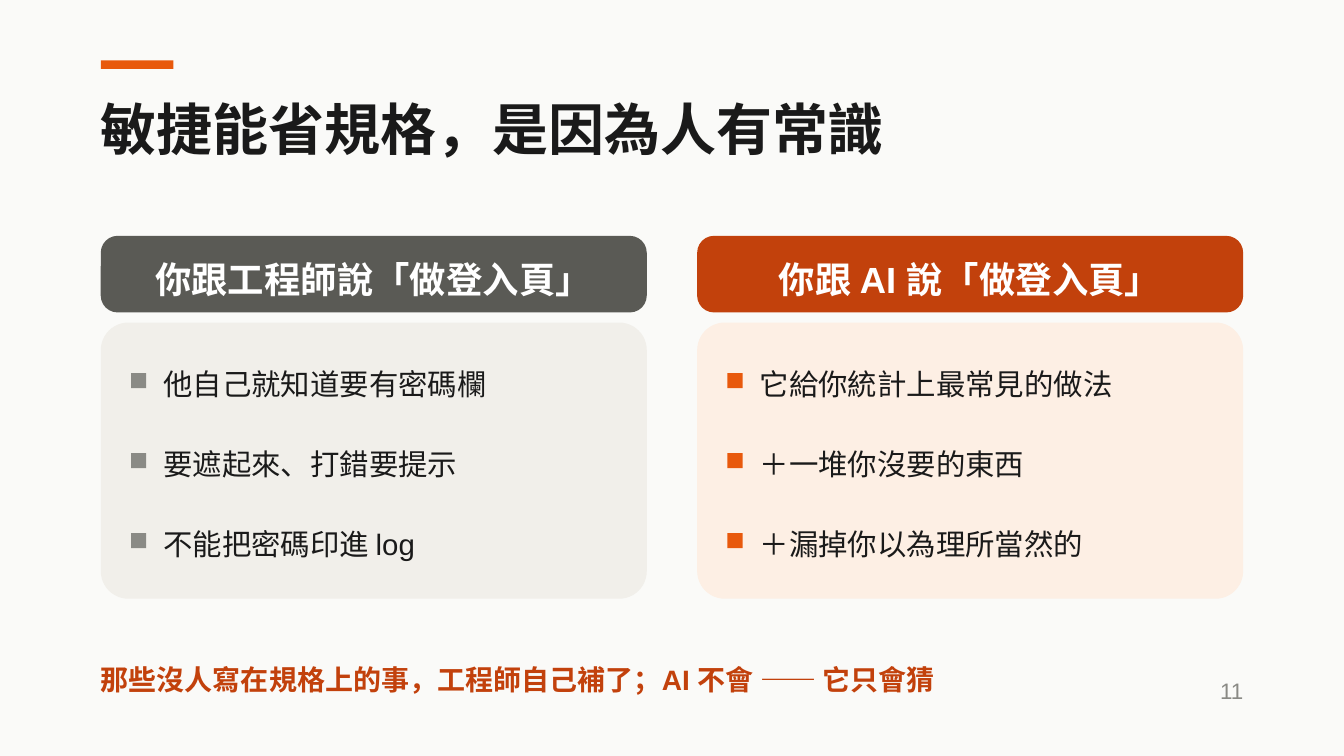
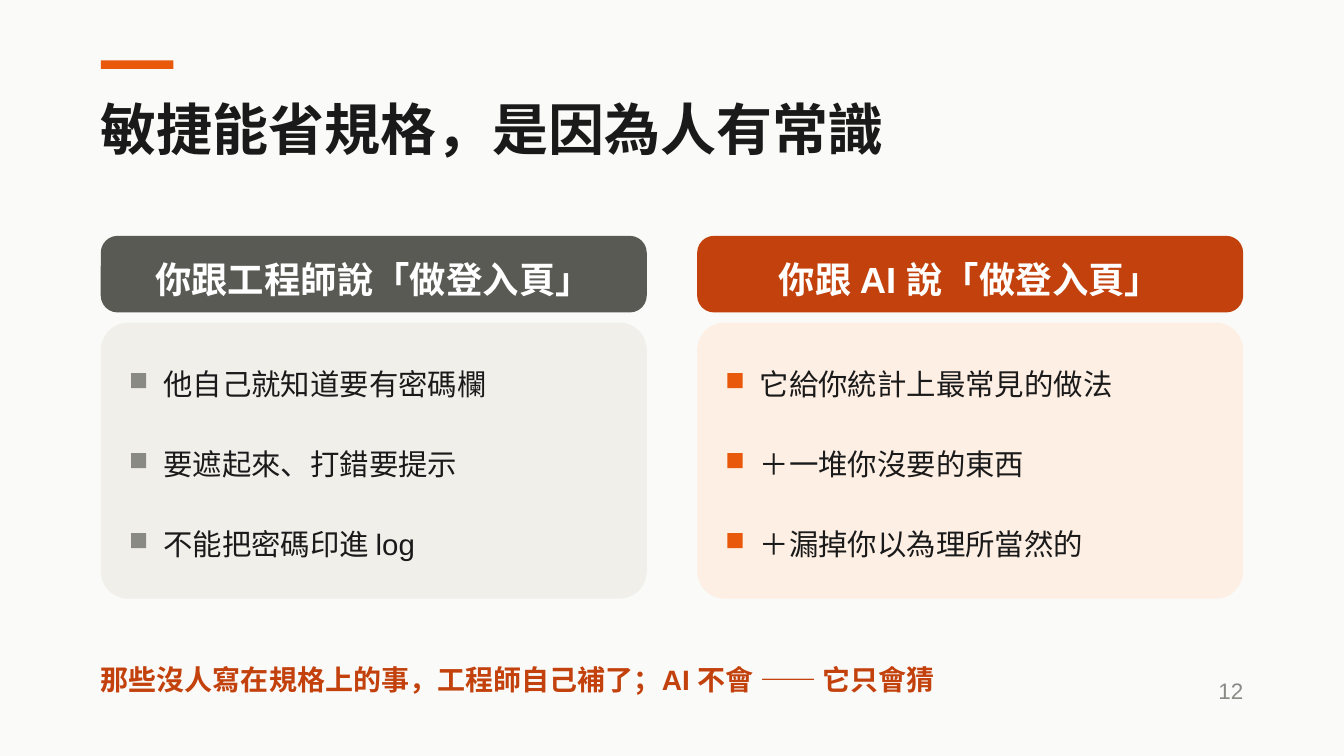
Before and after one commit to aaron20010920/unext-ai-dev-workshop, a slide deck: slide 12 of slides/2026-08-13-AI開發實戰.pptx (slide 11 before the commit). Drawn at 1344x756 pixels with LibreOffice and Linux fonts; fonts in the diff are those of the drawing. Boxes give left, top, right and bottom in pixels: in the first picture for what was removed or moved away, otherwise in the second. Text is boxed around its words. In the diff, an @@ line names an element or a change of style, - is before the commit and + after.

```diff
--- a/slides/2026-08-13-AI開發實戰.pptx
+++ b/slides/2026-08-13-AI開發實戰.pptx
@@ text at bbox=[1218, 683, 1243, 699]: text changed @@
-11
+12
```
Also in this commit, not shown: 25 other slides changed, 1 slide added, 3 other files.
